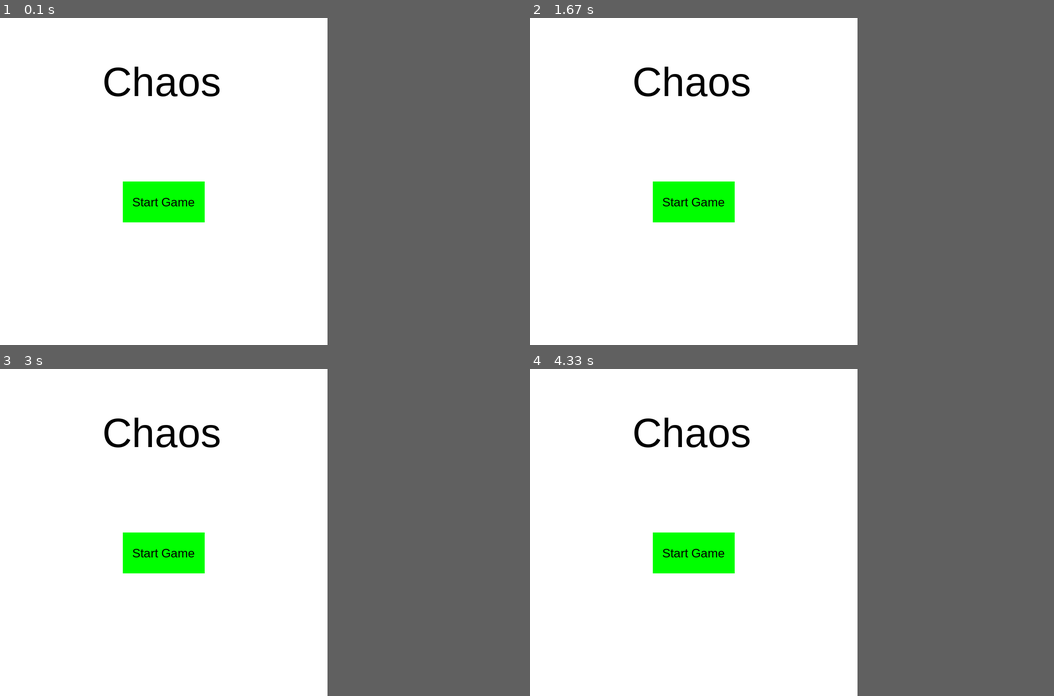
Above: before the commit, frames 1-4 (two rows, left to right).
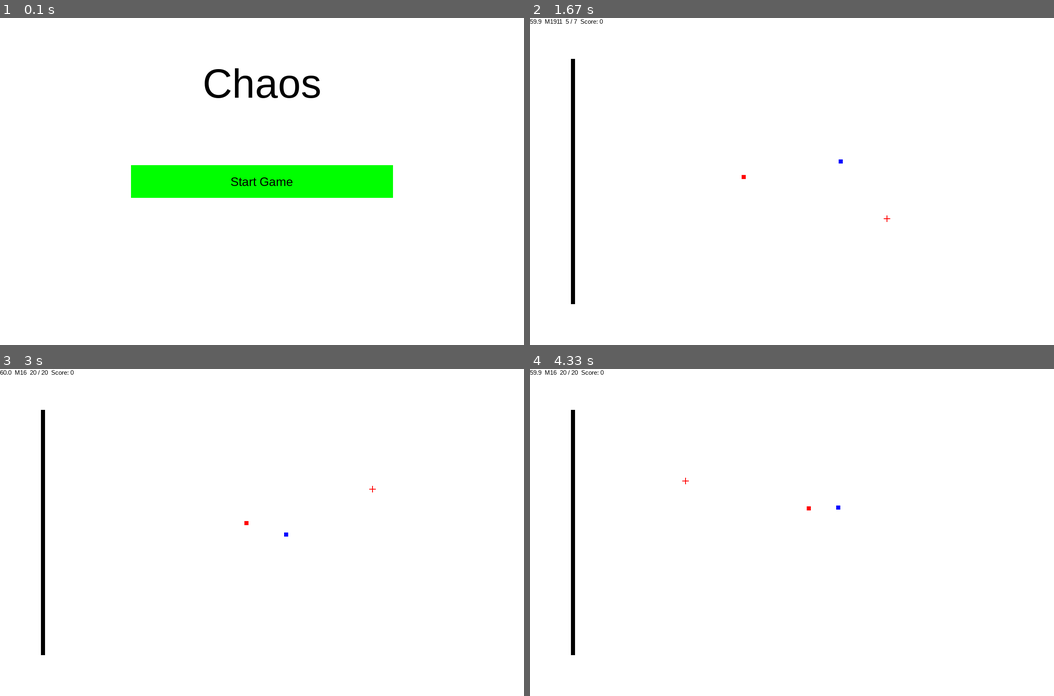
Above: after the commit, the same moments.

Repository: zwang20/Chaos
Game: pygame game, started from chaos.py
Same seed, same stepped clock (60 frames per second), same inputs: the game is played once before the commit and once after it.
Inputs (mouse positions are in pixels of both pictures, inside the frame that each line leads up to):
- Up to frame 1 (0.1 s): no input
- Up to frame 2 (1.67 s): press the mouse at (792, 181) at 0.37 s; move the mouse to (781, 135) at 0.47 s; release the mouse at (771, 93) at 0.6 s; hold Right 0.67-1.13 s; move the mouse to (844, 204) at 0.7 s; hold Up 1.17-1.47 s; move the mouse to (750, 168) at 1.2 s; hold Right from 1.5 s (still down); move the mouse to (886, 217) at 1.53 s; tap 2 at 1.65 s
- Up to frame 3 (3 s): release Right at 1.97 s; hold Left 2-2.53 s; move the mouse to (309, 614) at 2.03 s; hold Down 2.57-2.87 s; move the mouse to (413, 558) at 2.6 s; hold Left from 2.9 s (still down); move the mouse to (372, 489) at 2.93 s
- Up to frame 4 (4.33 s): tap 2 at 3.05 s; release Left at 3.3 s; hold Up 3.33-3.7 s; move the mouse to (828, 457) at 3.37 s; hold Right from 3.73 s (still down); move the mouse to (687, 480) at 3.77 s
In our replay, the window is 800x800 before the commit and 1280x800 after it. These sizes can differ from the game's own. Grey fills any space a smaller window leaves; there, only what the larger window draws over its background counts as a difference.

The runs differ from the first frame. In frame 1, 6.8% of the frame differs, in the area x 19-75%, y 14-63%; in frame 2, 3.3%; in frame 3, 3.3%; in frame 4, 3.3%.

Commit message:
Higher Resolution

Diff:
--- a/chaos.py
+++ b/chaos.py
@@ -4,6 +4,7 @@
 import random
 import sys
 import math
+import time
 
 # init pygame
 pygame.init()
@@ -22,9 +23,9 @@
 YELLOW = (255, 255, 0); DARK_YELLOW = (128, 128, 0)
 
 # creat window
-display_width = 800
+display_width = 1280
 display_height = 800
-display = pygame.display.set_mode([display_width, display_height])
+display = pygame.display.set_mode([display_width, display_height], pygame.NOFRAME)
 
 # set caption
 pygame.display.set_caption('Chaos')
@@ -44,7 +45,7 @@
 reload_sound = pygame.mixer.Sound(os.path.join('assets', 'sounds', 'Reload.ogg'))
 
 # sound channels
-CHANNELS = 20
+CHANNELS = 100
 pygame.mixer.set_num_channels(CHANNELS)
 
 
@@ -366,16 +367,19 @@
     while True:
         clock.tick(60)
         display.fill(WHITE)
-        display.blit(pygame.font.SysFont("arial", 100).render(str('Chaos'), True, BLACK), (250, 100))
+        text = pygame.font.SysFont("arial", 100).render(str('Chaos'), True, BLACK)
+        display.blit(text, (display_width/2 - text.get_width()/2, display_height/5 - text.get_height()/2))
 
         # play button
-        pygame.draw.rect(game_display, GREEN, (300, 400, 200, 100))
-        if 300 <= pygame.mouse.get_pos()[0] <= 500 and 400 <= pygame.mouse.get_pos()[1] <= 500:
-            pygame.draw.rect(game_display, DARK_GREEN, (300, 400, 200, 100))
+        play_button = pygame.Rect(0, 0, display_width/2, display_height/10)
+        play_button.center = (display_width/2, display_height/2)
+        pygame.draw.rect(game_display, GREEN, play_button)
+        if play_button.left <= pygame.mouse.get_pos()[0] <= play_button.right and play_button.top <= pygame.mouse.get_pos()[1] <= play_button.bottom:
+            pygame.draw.rect(game_display, DARK_GREEN, play_button)
             if pygame.mouse.get_pressed()[0]:
                 game()
         text = pygame.font.SysFont("arial", 30).render(str('Start Game'), True, BLACK)
-        display.blit(text, (400 - text.get_width() / 2, 450 - text.get_height() / 2))
+        display.blit(text, (play_button.centerx - text.get_width() / 2, play_button.centery - text.get_height() / 2))
 
         get_input()
         if pygame.event.peek(pygame.QUIT) or (pygame.key.get_pressed()[pygame.K_q] and (pygame.key.get_pressed()[pygame.K_LMETA] or pygame.key.get_pressed()[pygame.K_RMETA])):
@@ -393,7 +397,7 @@
     # Debug
     DEBUG = False
 
-    player = Player(400, 400)
+    player = Player(display_width/2, display_height/2)
 
     # cooldown
     cooldown = 0
@@ -401,7 +405,7 @@
     # weapons
     weapons = {
     0: {'name': 'M1911', 'max_ammo': 7,  'cooldown_time': 10, 'burst': False, 'burst_count': 1, 'burst_time': 0, 'reload_time': 60 , 'ammo' : 7 , 'sound': pistol_sound},
-    1: {'name': 'M16'  , 'max_ammo': 20, 'cooldown_time': 8, 'burst': False, 'burst_count': 2, 'burst_time': 2, 'reload_time': 180, 'ammo' : 20, 'sound': rifle_sound }
+    1: {'name': 'M16'  , 'max_ammo': 20, 'cooldown_time': 8,  'burst': True,  'burst_count': 2, 'burst_time': 2, 'reload_time': 180, 'ammo' : 20, 'sound': rifle_sound }
     }
 
     file = open(os.path.join('Assets', 'maps', 'map.map'), 'r')
